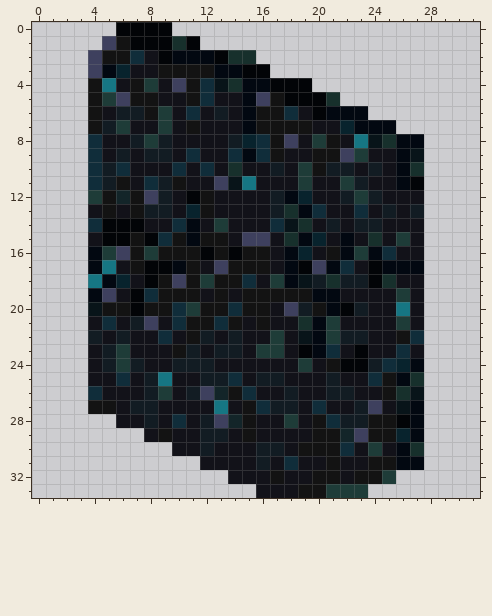
Two versions of one pixel-art sprite, textures/blocks/end_gateway.png. Above, as it was before the edit.
The file is 32x34 pixels.
After the commit:
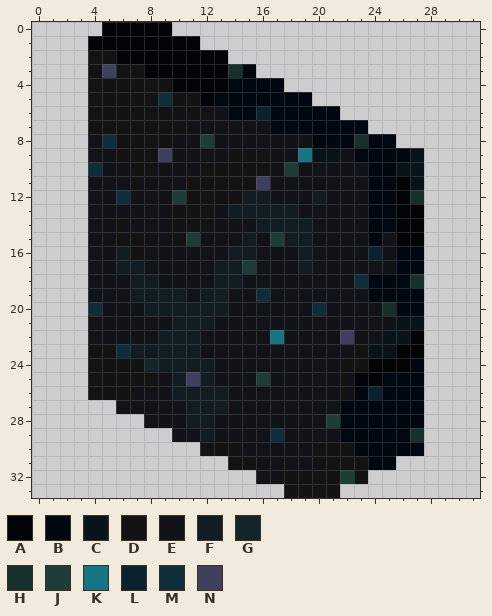
Palette (. is transparent): A #020407  B #020811  C #081419  D #131313  E #121219  F #121c23  G #132529  H #17302c  J #1e3c38  K #167683  L #08232d  M #102d3a  N #3e405e
Diff:
@@ x 0..31 @@
- 0 ......AAAA......................
- 1 .....NDAAAHA....................
- 2 ....NDDMEABBBAHH................
- 3 ....NBLEEDDDDBBAA...............
- 4 ....DKEDJENDMCHBBAAA............
- 5 ....DJNDDEEDMEEBNDAAAH..........
- 6 ....DEFFDJEMEFEBDDMEABBB........
- 7 ....DFJEEJEDEEEBDDDDEELBBB......
- 8 ....MEEFJFEEEEFLMDNEJDEKCHBB....
- 9 ....MEFEFFEMEEMBMDEEDDNJEEBC....
-10 ....MFMEEEMEMEHEEFEJDFFEFEBH....
-11 ....MFDEMFDEENCKEEEJEEJFEEBA....
-12 ....JDGDNFEADEEEEFBLEEFJFEEE....
-13 ....EDEDFFELDEEEEFHBMEEMEFEF....
-14 ....MAAAEEMBEJEEEMCHEFEFFEEE....
-15 ....EAADAMDBDDENNEHBLEBEHEJE....
-16 ....BJNDJDDDADADDEBLEDBJBMEE....
-17 ....BKEDAABDENDDDEBANBMEABBB....
-18 ....KBLEADNDJDDMEJBCFHFFAHEE....
-19 ....BNEAMDDDEDEDDDDDBBEEEEJE....
-20 ....CDDADDMJDDMDDENFDBAFEEKE....
-21 ....EMEFNEMDDMDEDEEHBJEEEEJE....
-22 ....FEFEEMEDFEFEEJECBJFFEEDM....
-23 ....EFJEEEDFEFFEJJEABMEAEEME....
-24 ....EFJFEEFFFEEEEEEJEDAAFMLB....
-25 ....EEMEFKEEFFMEFFEEEFEEMDBH....
-26 ....MEEEFJEFNGDMEEFEEFFEEDHC....
-27 ....DDEFFEEEEKEDMFFEMEEFNECB....
-28 ......EEFEMEFNGDEEJEDMFFDDAB....
-29 ........EDEEFFEDEEEEDDGNDDLB....
-30 ..........EEFEEEFFEDDDMEJEBH....
-31 ............EEEEFEMEEDEEDDBB....
-32 ..............EEEDEEDDEDDJ......
-33 ................EEEDDJJJ........
+ 0 .....AAAAA......................
+ 1 ....AAAAAAAA....................
+ 2 ....DDAAAAAAAA..................
+ 3 ....DNDDAAAAAAHB................
+ 4 ....DDDDDDAAAABBBB..............
+ 5 ....DDDDDMDDABBBBBBB............
+ 6 ....DDDDDDDDEEBBLBBBBB..........
+ 7 ....DDDDDDDEEEEEEBBBBBBB........
+ 8 ....EMDDDDEEJEEEEEEEBBBHBB......
+ 9 ....EEDDDNEEEEDDDEEKCCEBBBBC....
+10 ....MEEDDEEEDDDDDDJEEEEEBBCC....
+11 ....EEEDEEEDDDDDNEEEEEEEBBAC....
+12 ....EEMEEEJDDDDFFEEEFEEEBBAH....
+13 ....EEEEEEDDDEFFFFFEEEEEBBAA....
+14 ....EEDEEEDDEEEEFFFFEEEEBBAA....
+15 ....EEDDEEDJEEEFEJFFEEEEBEAA....
+16 ....EEFDEEEEEEFFEEEFEEEELEBB....
+17 ....EEFFEEEEEFFJEEEFEEEEEEBB....
+18 ....EEEFFEEEEFFEEEEEEEEMBBBH....
+19 ....EEEFFFFEFFEEMEEEEEEEBBBB....
+20 ....MEEEFFFFFFEEEEEEMEEEEHBB....
+21 ....EEEEEEFFFEEEEEEEEEEEEECC....
+22 ....DEEEEFFFEEEEEKEEEENEECCA....
+23 ....DDMFFFFFEEEEEEEEEEEDCCAA....
+24 ....DDDDGFFFFEEEEEEEEEDDAAAB....
+25 ....DDDDDEFNFEEEJEEEEEDAABBB....
+26 ....DDDEEEFFFFEEEEEEEEDBLBBB....
+27 ......EEEEEFFFEEEEEEEEBBBBBB....
+28 ........EEEFFEEEEEEEEJBBBBBB....
+29 ..........EEFEEEEMEEEEBBBBBH....
+30 ............EDDEEEEEDDDBBBBB....
+31 ..............DDEEEEDDDDBB......
+32 ................EEDDDDJD........
+33 ..................DDDD..........
